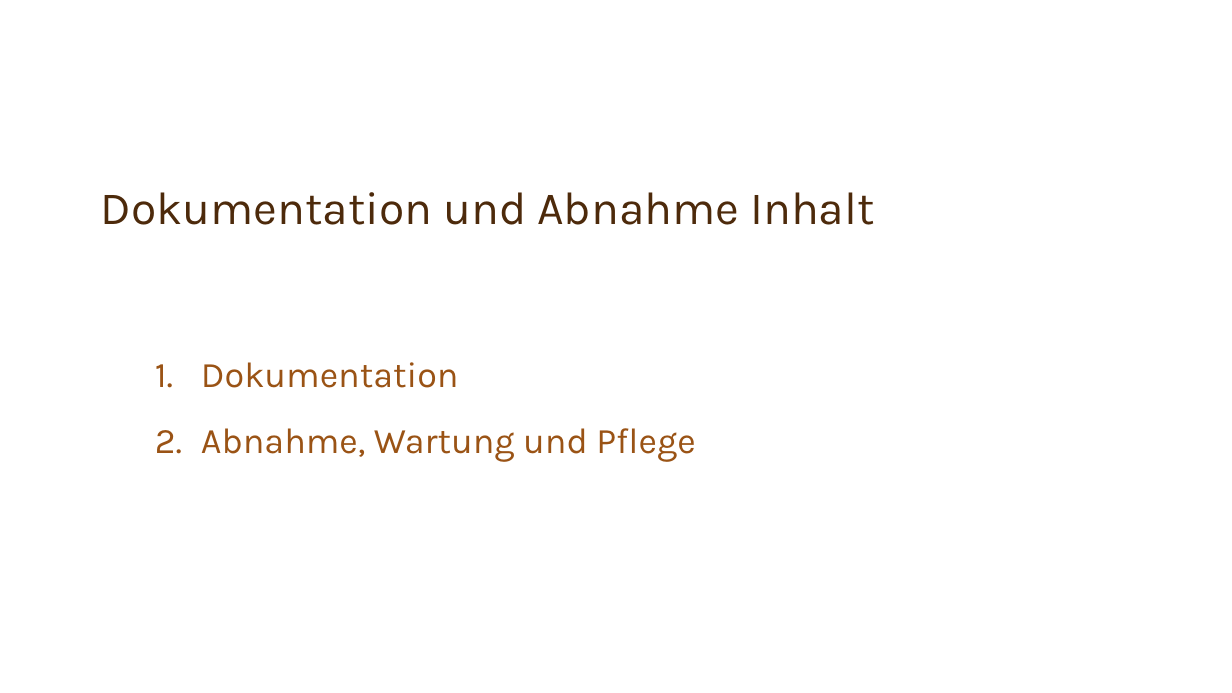
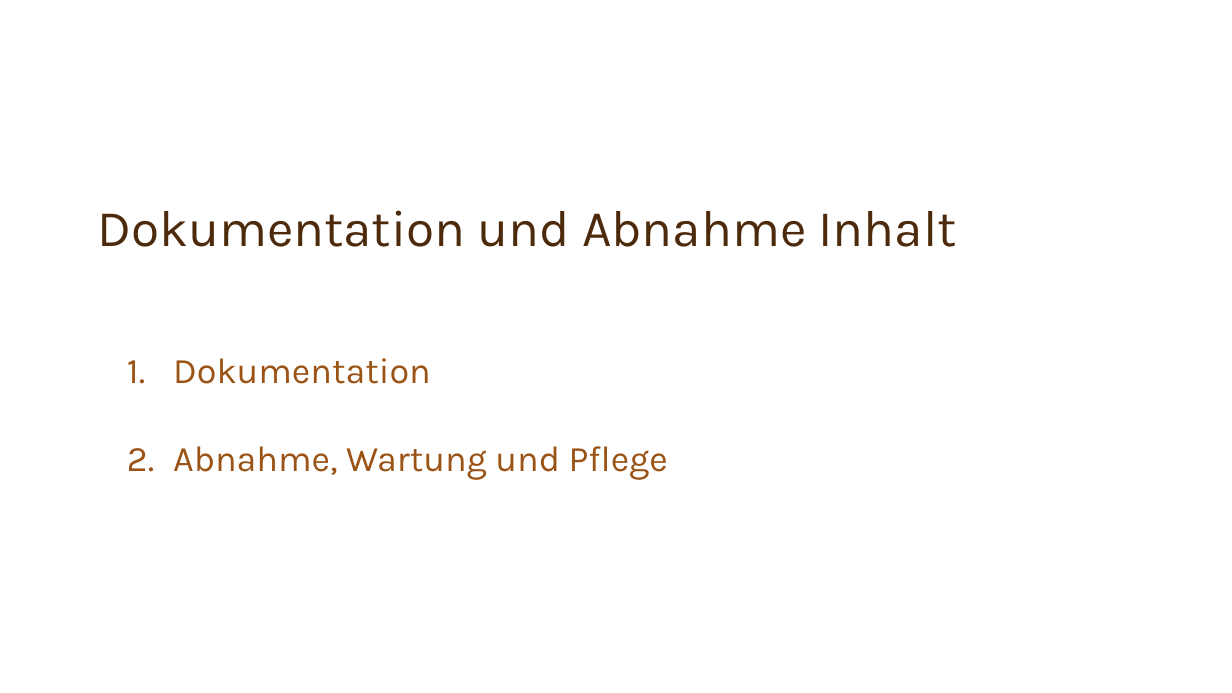
Before and after one commit to Team-6-SYP/Spassseite, a slide deck: slide 8 of Kapitel 9 Qualitätsicherung.pptx. Drawn at 1232x693 pixels with LibreOffice and Linux fonts; fonts in the diff are those of the drawing; background and template pictures are left out. Boxes give left, top, right and bottom in pixels: in the first picture for what was removed or moved away, otherwise in the second. Text is boxed around its words. In the diff, an @@ line names an element or a change of style, - is before the commit and + after.

```diff
--- a/Kapitel 9 Qualitätsicherung.pptx
+++ b/Kapitel 9 Qualitätsicherung.pptx
@@ title "Dokumentation und Abnahme Inhalt" moved from (x1=101, y1=192, x2=874, y2=225) to (x1=97, y1=210, x2=957, y2=247) @@
@@ title "Dokumentation und Abnahme Inhalt" at (x1=97, y1=210, x2=957, y2=247): size 36 to 40 pt @@
@@ text "Dokumentation" moved from (x1=201, y1=362, x2=695, y2=462) to (x1=173, y1=358, x2=668, y2=480) @@
@@ text "Dokumentation" at (x1=173, y1=358, x2=668, y2=480): line spacing 1 to 1.5 @@
```
